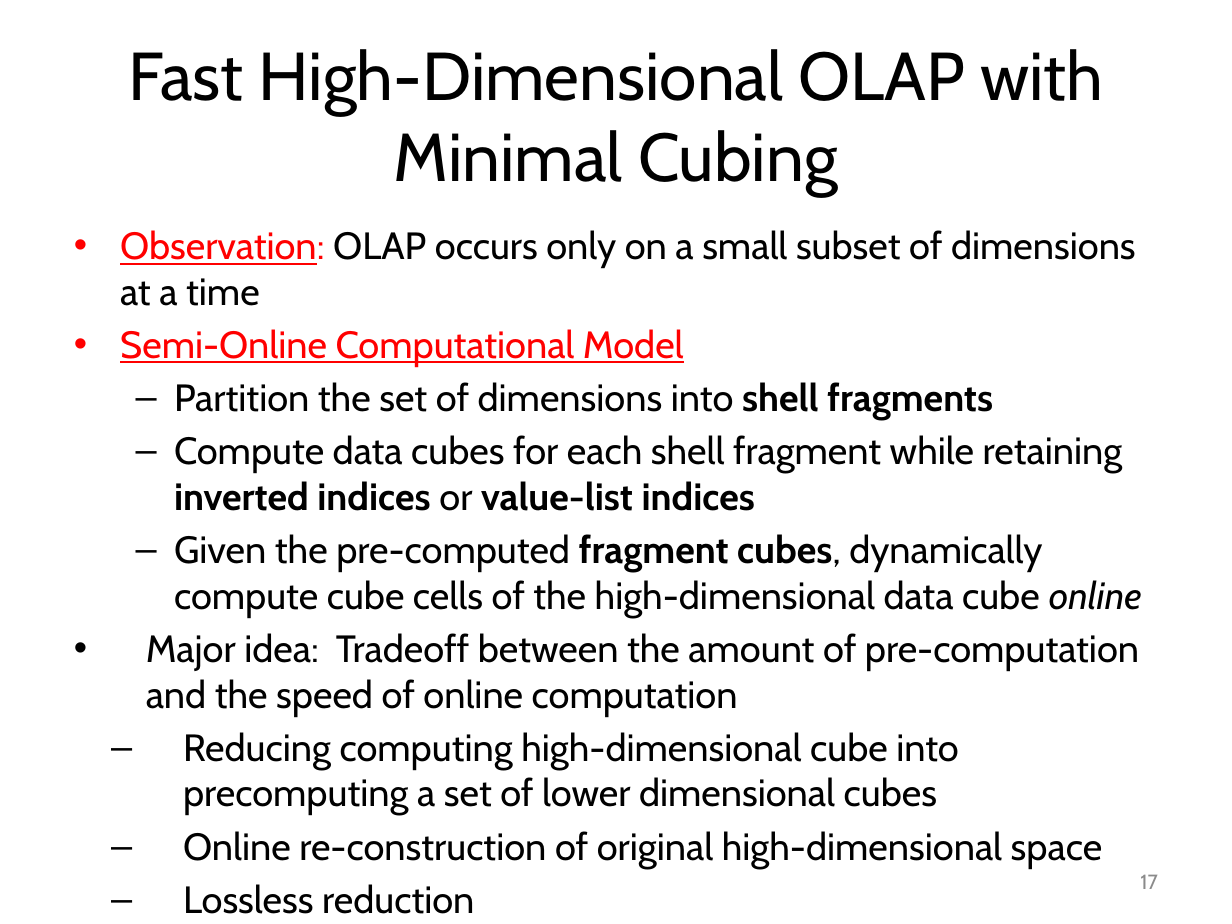
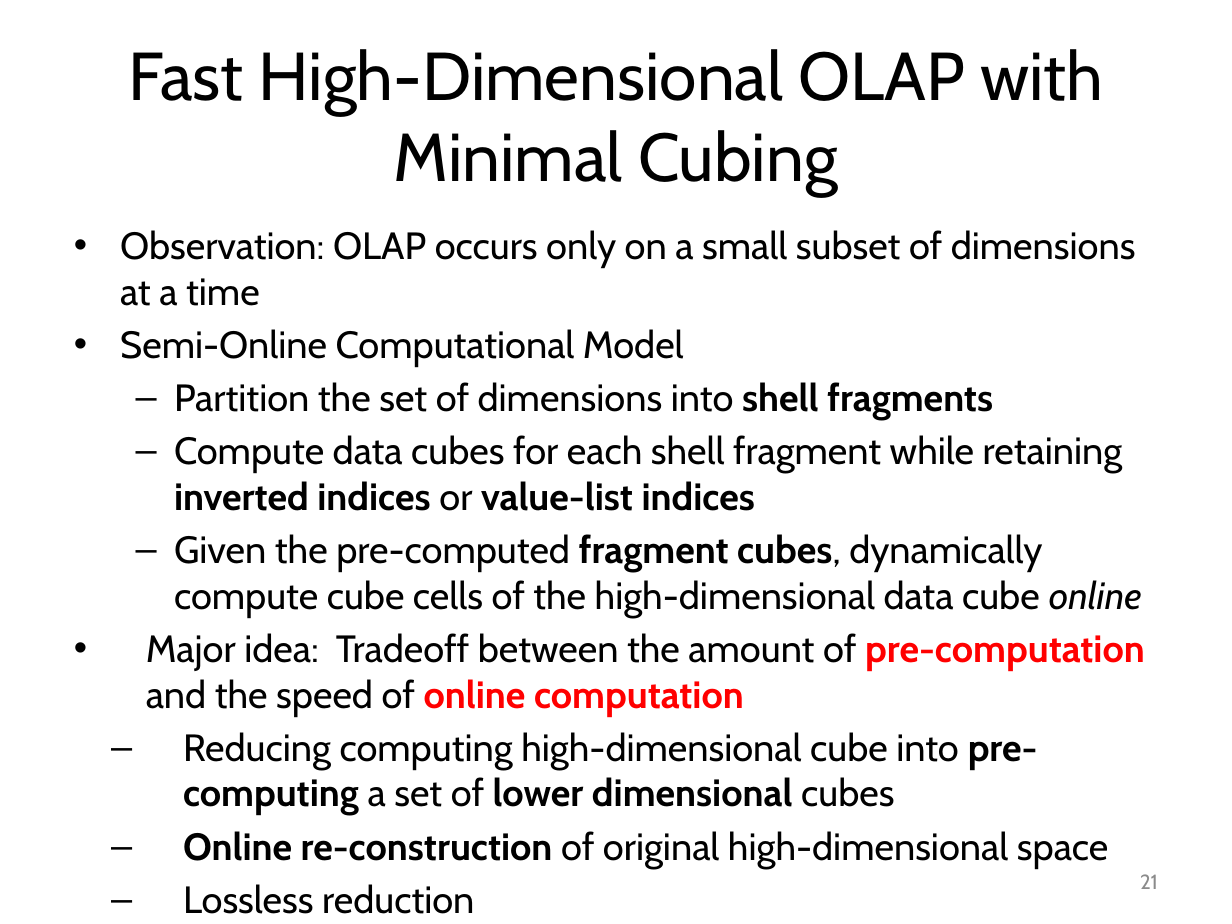
Before and after one commit to mjiang89/mjiang89.github.io, a slide deck: slide 21 of teaching/CS412Summer17-Chapter5.pptx (slide 17 before the commit). Drawn at 1232x924 pixels with LibreOffice and Linux fonts; fonts in the diff are those of the drawing. Boxes give left, top, right and bottom in pixels: in the first picture for what was removed or moved away, otherwise in the second. Text is boxed around its words. In the diff, an @@ line names an element or a change of style, - is before the commit and + after.

```diff
--- a/teaching/CS412Summer17-Chapter5.pptx
+++ b/teaching/CS412Summer17-Chapter5.pptx
@@ text at box(120, 230, 1145, 869): text colour #FF0000 to #000000, underline off in "Observation:", "Semi-Online Computational Model"; text colour #000000 to #FF0000 in "pre-computation online computation"; bold on in "pre-computation online computation", "Online re-construction" @@
@@ text at box(183, 732, 1038, 815): text changed @@
-  – Reducing computing high-dimensional cube into precomputing a set of lower dimensional cubes
+  – Reducing computing high-dimensional cube into pre-computing a set of lower dimensional cubes
@@ page number at box(1140, 874, 1158, 889): text changed @@
-17
+21
```
Also in this commit, not shown: 19 other slides changed, 6 slides added, 3 slides removed, 4 other files.
